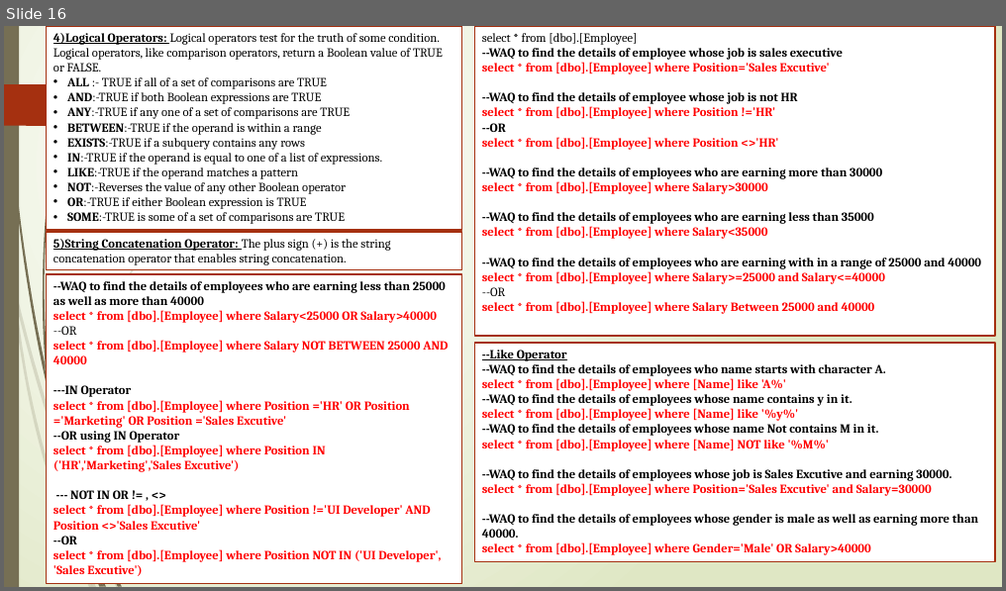
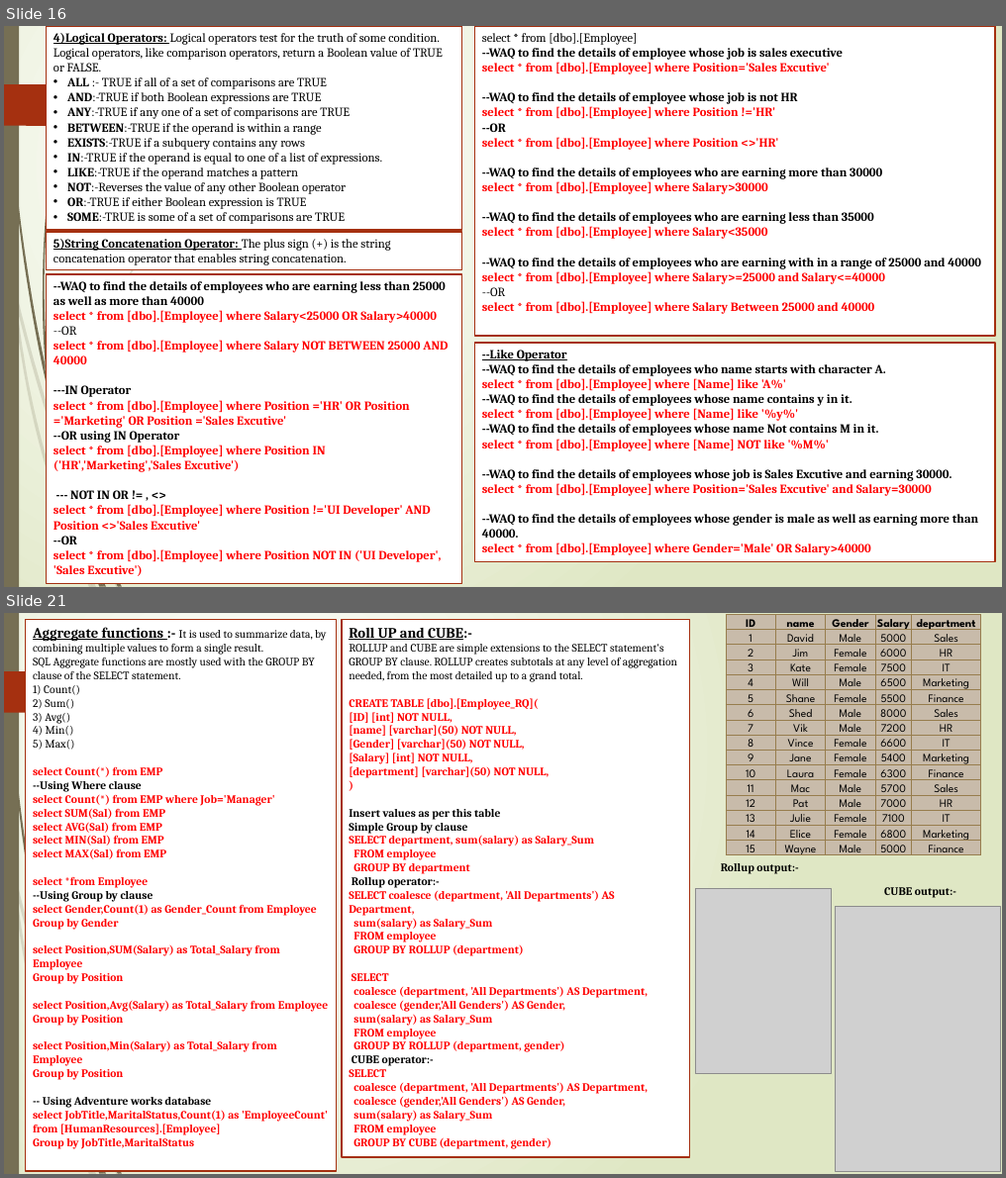
Before and after one commit to tanajisulagave/SQL-Server, a slide deck: SQL Server/SQL_PPT.pptx. Shown one above the other, each under a label of ours: slide 16 before the commit, slides 16 and 21 after it; the slides between them are not shown. The pictures are 1006x591 and 1006x1178 pixels, drawn with LibreOffice and Linux fonts; fonts in the diff are those of the drawing; grey boxes stand for pictures. Boxes give left, top, right and bottom in pixels: in the first picture for what was removed or moved away, otherwise in the second. Text is boxed around its words. In the diff, an @@ line names an element or a change of style, - is before the commit and + after.

```diff
--- a/SQL Server/SQL_PPT.pptx
+++ b/SQL Server/SQL_PPT.pptx
@@ slide 21 added at (x1=4, y1=613, x2=1002, y2=1174), background gradient #FFFFFF to #DFE8C4; not listed: 14 template elements that a slide beside it also shows @@
@@ rectangle added at (x1=26, y1=620, x2=337, y2=1171), fill #FFFFFF, outline #A53010 1.25 pt, 11 pt, text #FF0000, bold @@
+Aggregate functions :- It is used to summarize data, by combining multiple values to form a single result.
+SQL Aggregate functions are mostly used with the GROUP BY clause of the SELECT statement.
+1) Count()
+2) Sum()
+3) Avg()
+4) Min()
+5) Max()
+select Count(*) from EMP
+--Using Where clause
+select Count(*) from EMP where Job='Manager'
+select SUM(Sal) from EMP
+select AVG(Sal) from EMP
+select MIN(Sal) from EMP
+select MAX(Sal) from EMP
+select *from Employee
+--Using Group by clause
+select Gender,Count(1) as Gender_Count from Employee
+Group by Gender
+select Position,SUM(Salary) as Total_Salary from Employee
+Group by Position
+select Position,Avg(Salary) as Total_Salary from Employee
+Group by Position
+select Position,Min(Salary) as Total_Salary from Employee
+Group by Position
+-- Using Adventure works database
+select JobTitle,MaritalStatus,Count(1) as 'EmployeeCount' from [HumanResources].[Employee]
+Group by JobTitle,MaritalStatus
@@ rectangle added at (x1=342, y1=620, x2=690, y2=1158), fill #FFFFFF, outline #A53010 1.25 pt, 11 pt, text #FF0000, bold @@
+Roll UP and CUBE:-
+ROLLUP and CUBE are simple extensions to the SELECT statement's GROUP BY clause. ROLLUP creates subtotals at any level of aggregation needed, from the most detailed up to a grand total.
+CREATE TABLE [dbo].[Employee_RQ](
+[ID] [int] NOT NULL,
+[name] [varchar](50) NOT NULL,
+[Gender] [varchar](50) NOT NULL,
+[Salary] [int] NOT NULL,
+[department] [varchar](50) NOT NULL,
+)
+Insert values as per this table
+Simple Group by clause
+SELECT department, sum(salary) as Salary_Sum
+FROM employee
+GROUP BY department
+Rollup operator:-
+SELECT coalesce (department, 'All Departments') AS Department,
+sum(salary) as Salary_Sum
+FROM employee
+GROUP BY ROLLUP (department)
+SELECT
+coalesce (department, 'All Departments') AS Department,
+coalesce (gender,'All Genders') AS Gender,
+sum(salary) as Salary_Sum
+FROM employee
+GROUP BY ROLLUP (department, gender)
+CUBE operator:-
+SELECT
+coalesce (department, 'All Departments') AS Department,
+coalesce (gender,'All Genders') AS Gender,
+sum(salary) as Salary_Sum
+FROM employee
+GROUP BY CUBE (department, gender)
@@ table added at (x1=726, y1=615, x2=982, y2=861), 16 rows, 5 columns @@
+ID | name | Gender | Salary | department
+1 | David | Male | 5000 | Sales
+2 | Jim | Female | 6000 | HR
+3 | Kate | Female | 7500 | IT
+4 | Will | Male | 6500 | Marketing
+5 | Shane | Female | 5500 | Finance
+6 | Shed | Male | 8000 | Sales
+7 | Vik | Male | 7200 | HR
+8 | Vince | Female | 6600 | IT
+9 | Jane | Female | 5400 | Marketing
+10 | Laura | Female | 6300 | Finance
+11 | Mac | Male | 5700 | Sales
+12 | Pat | Male | 7000 | HR
+13 | Julie | Female | 7100 | IT
+14 | Elice | Female | 6800 | Marketing
+15 | Wayne | Male | 5000 | Finance
@@ text added at (x1=721, y1=863, x2=798, y2=874), 11 pt, text #000000, bold @@
+Rollup output:-
@@ picture added at (x1=695, y1=888, x2=832, y2=1074) @@
@@ picture added at (x1=835, y1=906, x2=1001, y2=1171) @@
@@ text added at (x1=884, y1=887, x2=956, y2=898), 11 pt, text #000000, bold @@
+CUBE output:-
```
Also in this commit, not shown: 7 slides changed, 2 other slides added.
